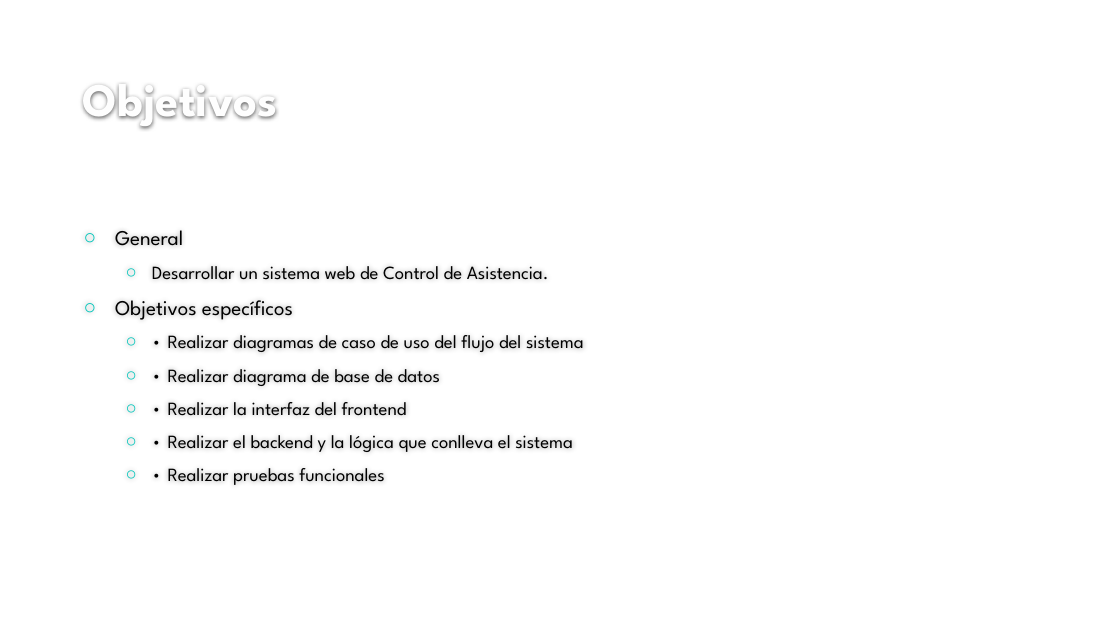
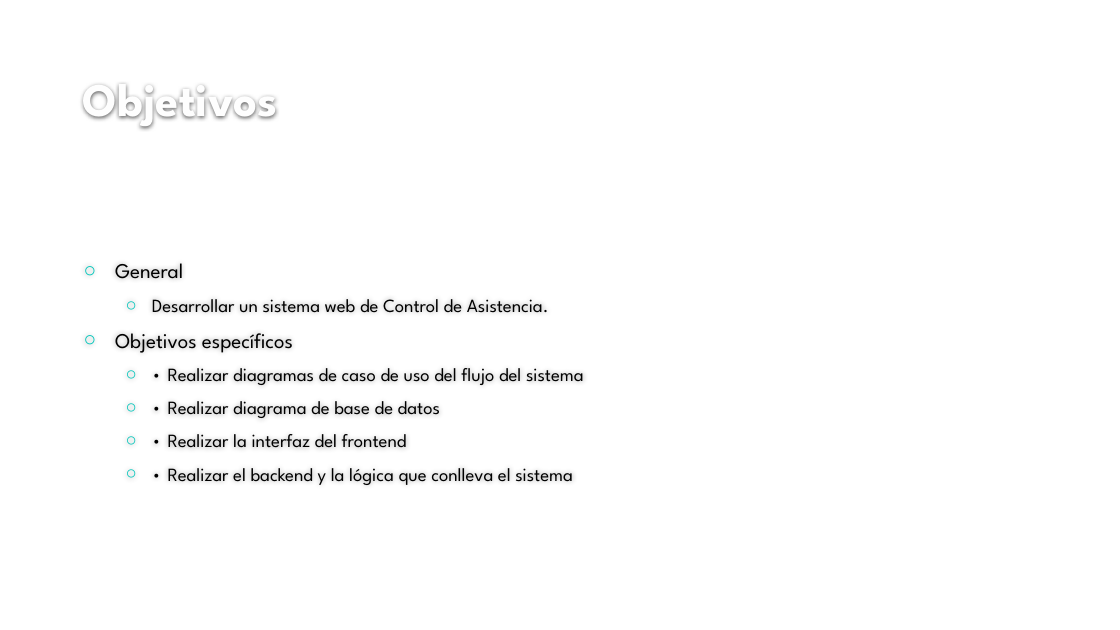
Before and after one commit to LuisBone/asistenciaEmpresarial, a slide deck: slide 5 of SISTEMA WEB DE CONTROL DE ASISTENCIA PARA PEQUEÑAS.pptx. Drawn at 1120x630 pixels with LibreOffice and Linux fonts; fonts in the diff are those of the drawing; background and template pictures are left out. Boxes give left, top, right and bottom in pixels: in the first picture for what was removed or moved away, otherwise in the second. Text is boxed around its words. In the diff, an @@ line names an element or a change of style, - is before the commit and + after.

```diff
--- a/SISTEMA WEB DE CONTROL DE ASISTENCIA PARA PEQUEÑAS.pptx
+++ b/SISTEMA WEB DE CONTROL DE ASISTENCIA PARA PEQUEÑAS.pptx
@@ text at (168, 468, 384, 485): paragraph removed @@
-  ○ • Realizar pruebas funcionales
```
Also in this commit, not shown: 3 other slides changed.
